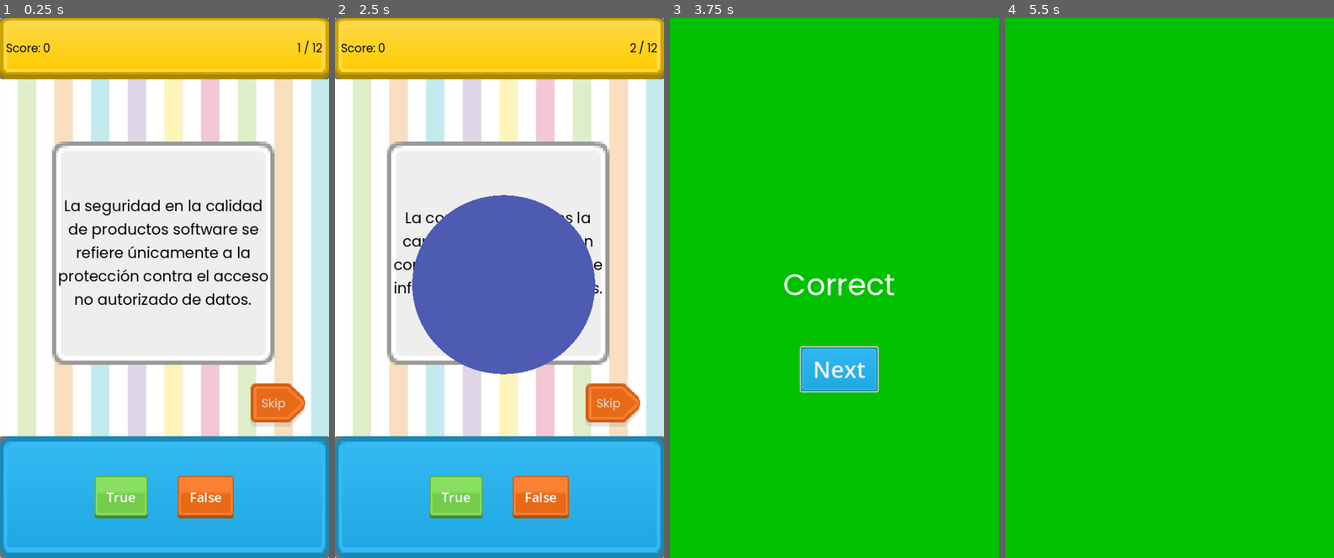
Above: before the commit, frames 1-4 (left to right).
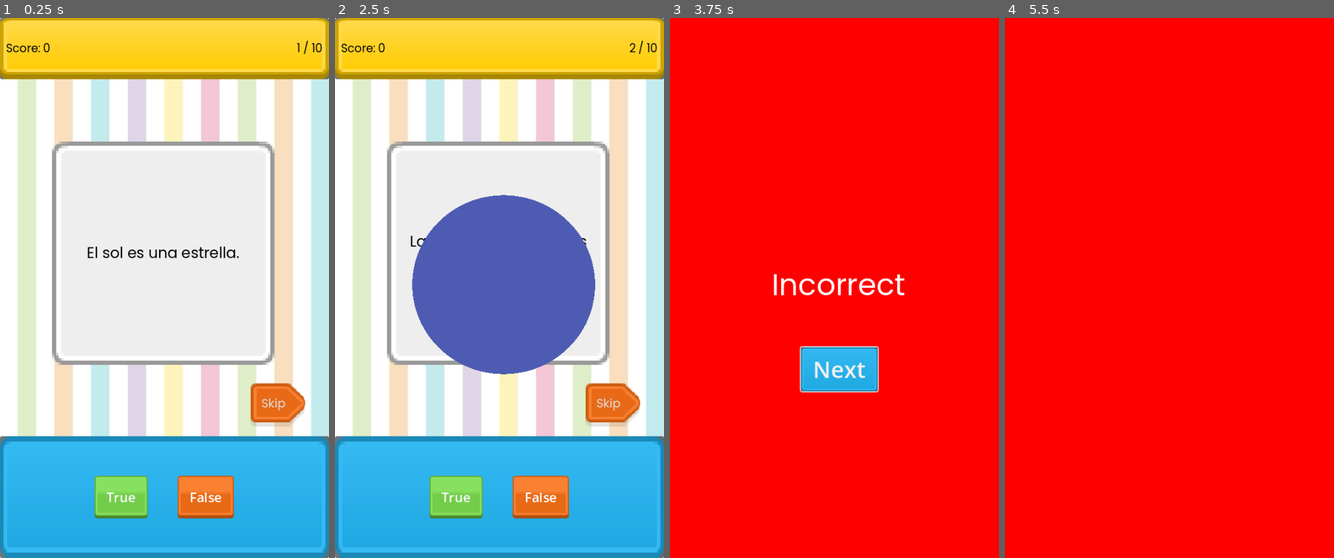
Above: after the commit, the same moments.

Repository: gus0117/godot-true-or-false-game
Game: Godot game, scene res://Scenes/ui_true_or_false.tscn
The game is run twice, just before and just after one commit, with the same random seed, the same clock (stepped at 60 frames per second) and the same inputs.
Inputs:
- Up to frame 1 (0.25 s): no input
- Up to frame 2 (2.5 s): click "Skip" at 0.5 s; click "Skip" at 1.25 s; click "Next" at 2 s
- Up to frame 3 (3.75 s): click "True" at 2.75 s; click "Next" at 3.5 s
- Up to frame 4 (5.5 s): click "False" at 4.25 s; click "True" at 5 s

The runs differ from the first frame. In frame 1, 2.8% of the frame differs, in the area x 17-98%, y 4-54%; in frame 2, 0.5%; in frame 3, 98%; in frame 4, 100%, in the area x 0-100%, y 0-100%.

Commit message:
[FEAT] Change data base of questions

Diff:
--- /dev/null
+++ b/Data/data2.json
@@ -0,0 +1,52 @@
+[
+	{
+		"id": 0,
+		"question": "El sol es una estrella.",
+		"answer": true
+	},
+	{
+		"id": 1,
+		"question": "La capital de Francia es Madrid.",
+		"answer": false
+	},
+	{
+		"id": 2,
+		"question": "La Tierra tiene dos lunas.",
+		"answer": false
+	},
+	{
+		"id": 3,
+		"question": "El agua hierve a 100 grados Celsius a nivel del mar.",
+		"answer": true
+	},
+	{
+		"id": 4,
+		"question": "El Monte Everest es la montaña más alta del mundo.",
+		"answer": true
+	},
+	{
+		"id": 5,
+		"question": "La Gran Muralla China se puede ver desde el espacio a simple vista.",
+		"answer": false
+	},
+	{
+		"id": 6,
+		"question": "Los delfines son mamíferos.",
+		"answer": true
+	},
+	{
+		"id": 7,
+		"question": "La velocidad de la luz es mayor que la velocidad del sonido.",
+		"answer": true
+	},
+	{
+		"id": 8,
+		"question": "El símbolo químico del oro es Ag.",
+		"answer": false
+	},
+	{
+		"id": 9,
+		"question": "Las abejas pueden comunicarse entre sí a través de movimientos conocidos como la danza de las abejas.",
+		"answer": true
+	}
+]
--- a/Scripts/Managers/QuestionLoader.gd
+++ b/Scripts/Managers/QuestionLoader.gd
@@ -1,7 +1,7 @@
 extends Node
 
 class_name QuestionLoader
-var data_url := "res://Data/data.json"
+var data_url := "res://Data/data2.json"
 
 func get_questions() -> Array[Question]:
 	var questionList : Array[Question] = []
